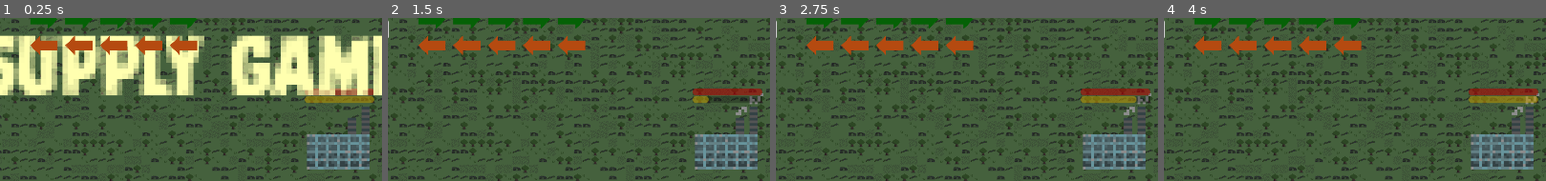
Above: before the commit, frames 1-4 (left to right).
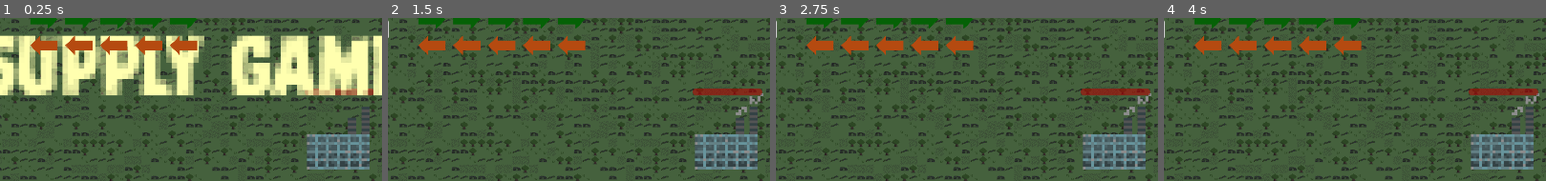
Above: after the commit, the same moments.

Repository: lewis785/ludum-dare-53
Game: Godot game, scene res://scenes/main.tscn
Two runs of this game, one before a commit and one after it. Both use one fixed random seed, a clock stepped at 60 frames per second and the inputs below.
Inputs:
- Up to frame 1 (0.25 s): no input
- Up to frame 2 (1.5 s): click "start" at 0.5 s; click "skip" at 1.25 s
- Up to frame 3 (2.75 s): click "slow" at 2 s
- Up to frame 4 (4 s): click "skip" at 2.75 s; click "slow" at 3.5 s
The pictures show only the part of the screen within x 6-56%, y 9-59%; the shares and areas given below are measured in that part.

The runs differ from the first frame. In frame 1, 0.7% of the frame differs, in the area x 79-98%, y 47-53%; in frame 2, 0.4%; in frame 3, 0.7%; in frame 4, 0.7%.

Commit message:
REFACTOR simplify supply depot scene

Diff:
--- a/scenes/supply_depot/supply_depot.gd
+++ b/scenes/supply_depot/supply_depot.gd
@@ -1,25 +1,10 @@
 extends Node2D
 
-@export var max_supply = 100
 @export var health = 100
-@export var refill_rate = 10
-@export var supply = 0
-var acc = 0
 
 func _ready():
-	$truck_coordinator/SupplyStore.set_supply_capacity(max_supply)
-	$truck_coordinator/SupplyStore.add_supply(supply)
-	$RefillTimer.start()
 	$DepotSprite.play('depot-healthy')
 	$entity.update_position(self.position)
 
 	$entity.max_health = health
 	$entity.set_health(health)
-	$HealthBar.percentage = 100
-
-func refill():
-	$truck_coordinator/SupplyStore.add_supply(refill_rate)
-	$SupplyBar.set_percentage($truck_coordinator/SupplyStore.supplies)
-
-func _on_refill_timer_timeout():
-	refill()
--- a/scenes/supply_depot/supply_depot.tscn
+++ b/scenes/supply_depot/supply_depot.tscn
@@ -1,13 +1,10 @@
-[gd_scene load_steps=21 format=3 uid="uid://dhf8loxej1fdg"]
+[gd_scene load_steps=18 format=3 uid="uid://dhf8loxej1fdg"]
 
 [ext_resource type="Script" path="res://scenes/supply_depot/supply_depot.gd" id="1_8fqxo"]
 [ext_resource type="Texture2D" uid="uid://o6r78b3qslt7" path="res://assets/depot-light.png" id="1_pfjkr"]
 [ext_resource type="PackedScene" uid="uid://cs533if32c81i" path="res://scenes/combat/entity.tscn" id="2_fx2ib"]
 [ext_resource type="PackedScene" uid="uid://dpmoir6bxfdp7" path="res://scenes/supply_truck/truck_coordinator.tscn" id="2_gcobm"]
-[ext_resource type="PackedScene" uid="uid://bedx7ybi8m0ef" path="res://scenes/supply_store/supply_store.tscn" id="4_3321a"]
 [ext_resource type="PackedScene" uid="uid://dws8yrkuha0xn" path="res://scenes/status_bar/status_bar.tscn" id="5_qdkt8"]
-[ext_resource type="Texture2D" uid="uid://c88nwnkcbc10f" path="res://assets/projectile/single_bullet.png" id="7_um3hp"]
-[ext_resource type="Texture2D" uid="uid://crg5lh8xmoylf" path="res://assets/heart.png" id="8_m460j"]
 
 [sub_resource type="AtlasTexture" id="AtlasTexture_uovtp"]
 atlas = ExtResource("1_pfjkr")
@@ -90,12 +87,12 @@
 [sub_resource type="RectangleShape2D" id="RectangleShape2D_t2igs"]
 size = Vector2(23.1077, 12.918)
 
-[node name="supply_depot" type="Area2D" groups=["depots", "game"]]
+[node name="supply_depot" type="Area2D" groups=["depots"]]
 script = ExtResource("1_8fqxo")
 
 [node name="entity" parent="." instance=ExtResource("2_fx2ib")]
-health = 1000
-max_health = 1000
+health = 100
+max_health = 100
 
 [node name="DepotSprite" type="AnimatedSprite2D" parent="."]
 position = Vector2(-2, -42)
@@ -105,27 +102,11 @@
 
 [node name="truck_coordinator" parent="." instance=ExtResource("2_gcobm")]
 
-[node name="SupplyStore" parent="truck_coordinator" instance=ExtResource("4_3321a")]
-position = Vector2(1, 12)
-scale = Vector2(0.5, 0.5)
-
 [node name="CollisionShape2D" type="CollisionShape2D" parent="."]
 visible = false
 position = Vector2(0.539028, -0.465317)
 scale = Vector2(2, 2)
 shape = SubResource("RectangleShape2D_t2igs")
-
-[node name="RefillTimer" type="Timer" parent="."]
-
-[node name="SupplyBar" parent="." instance=ExtResource("5_qdkt8")]
-offset_left = -61.0
-offset_top = -121.0
-offset_right = -61.0
-offset_bottom = -121.0
-label = "Supply"
-percentage = 100
-colour = Color(1, 0.803922, 0, 1)
-texture = ExtResource("7_um3hp")
 
 [node name="HealthBar" parent="." instance=ExtResource("5_qdkt8")]
 offset_left = -61.0
@@ -133,9 +114,8 @@
 offset_right = -61.0
 offset_bottom = -135.0
 label = "Health"
+percentage = 100
 colour = Color(1, 0, 0, 1)
-texture = ExtResource("8_m460j")
 
 [connection signal="body_shape_entered" from="." to="truck_coordinator" method="_on_supply_depot_body_shape_entered"]
 [connection signal="health_update" from="entity" to="HealthBar" method="_on_entity_health_update"]
-[connection signal="timeout" from="RefillTimer" to="." method="_on_refill_timer_timeout"]
